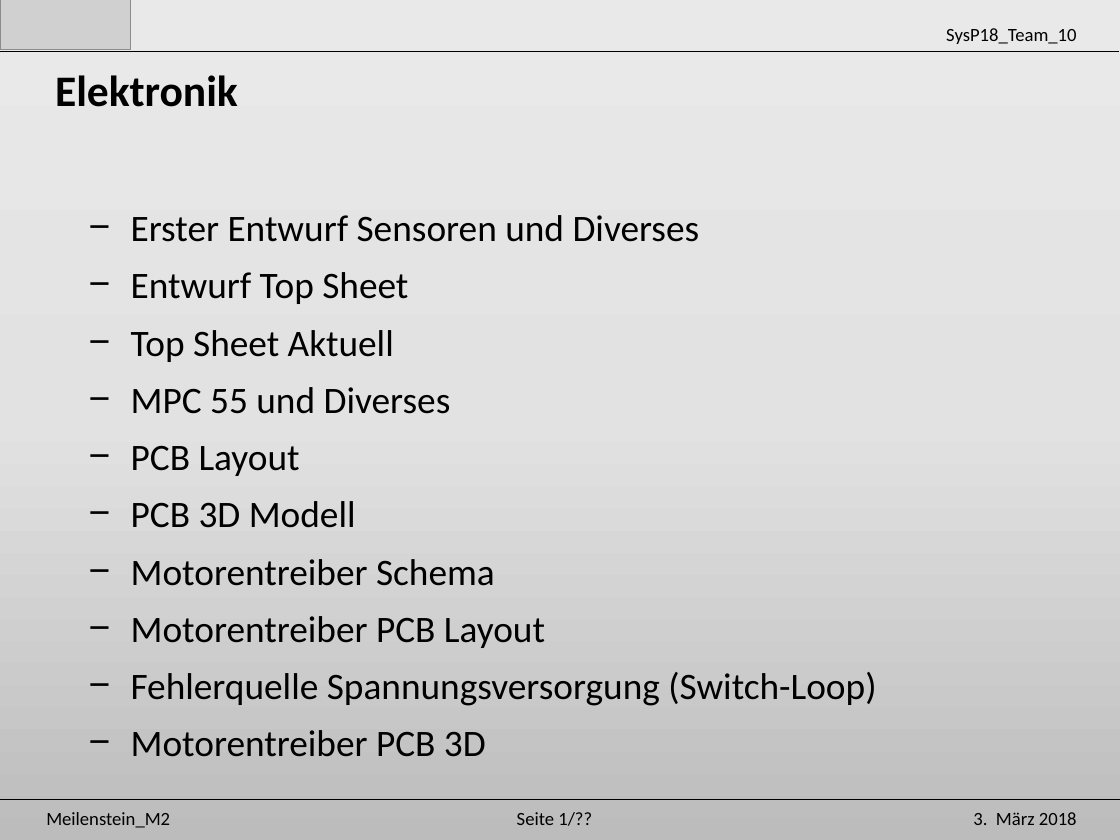
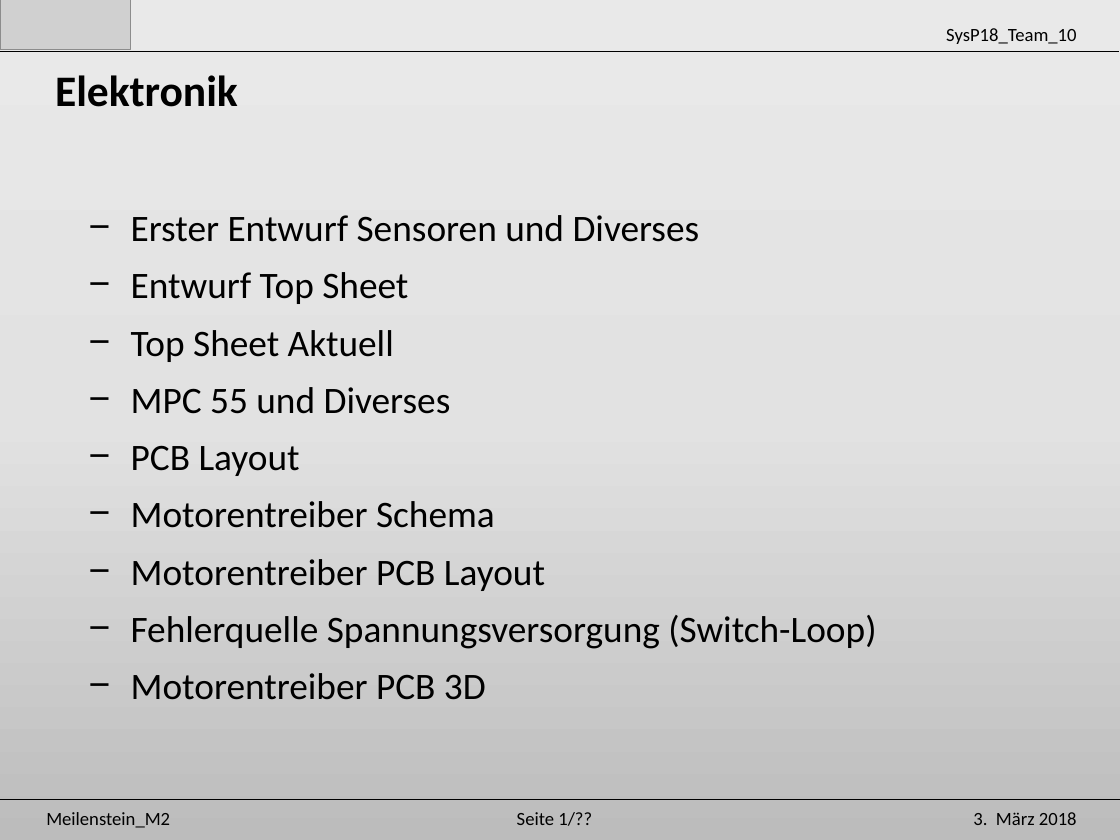
Before and after one commit to Unaqwyn/SysP18_1cv, a slide deck: slide 5 of 01_Organisation/02_Meilensteine/m2/Praesentation_m2.pptx. Drawn at 1120x840 pixels with LibreOffice and Linux fonts; fonts in the diff are those of the drawing; grey boxes stand for pictures. Boxes give left, top, right and bottom in pixels: in the first picture for what was removed or moved away, otherwise in the second. Text is boxed around its words. In the diff, an @@ line names an element or a change of style, - is before the commit and + after.

```diff
--- a/01_Organisation/02_Meilensteine/m2/Praesentation_m2.pptx
+++ b/01_Organisation/02_Meilensteine/m2/Praesentation_m2.pptx
@@ text at bbox=[131, 501, 356, 528]: paragraph removed @@
-− PCB 3D Modell
```
Also in this commit, not shown: 1 other slide changed, 1 slide removed.
